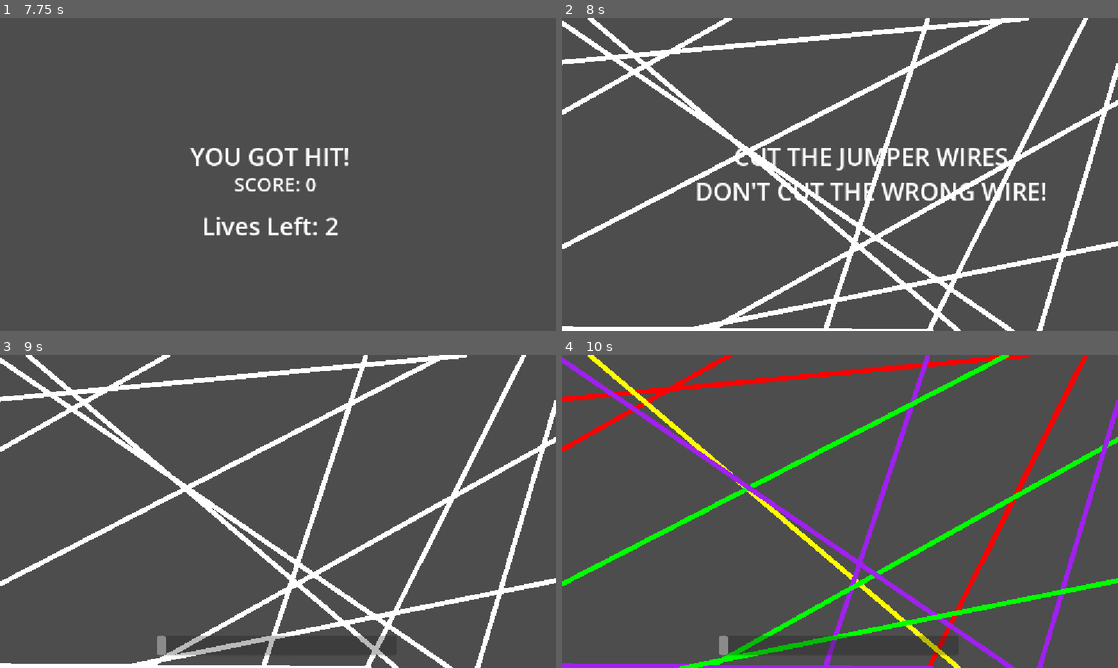
Above: before the commit, frames 1-4 (two rows, left to right).
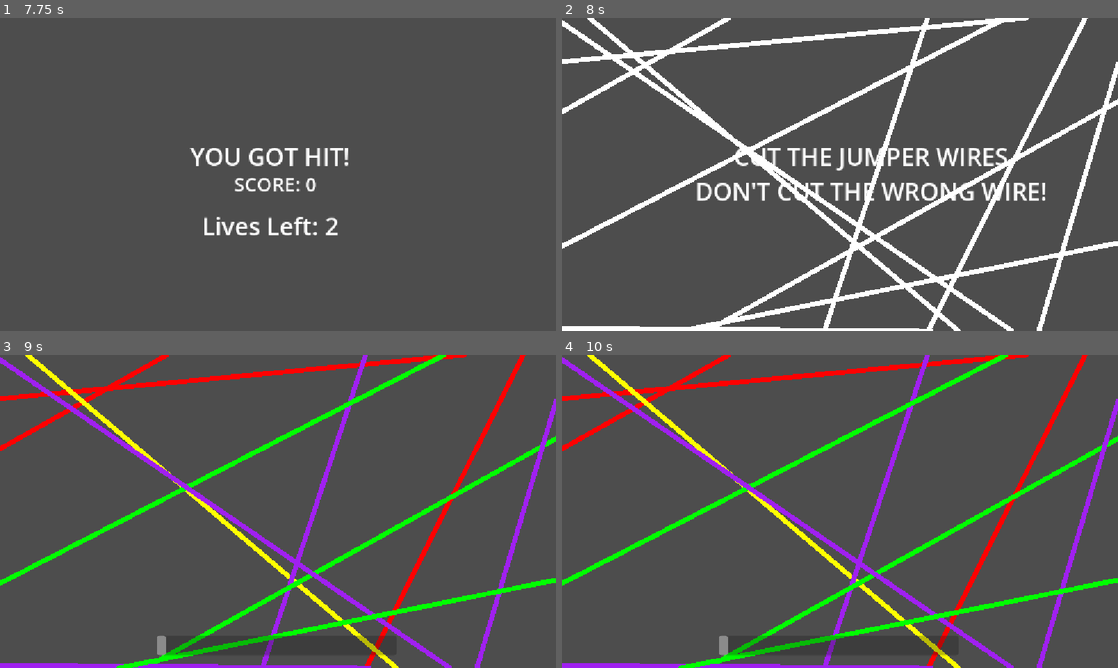
Above: after the commit, the same moments.

Repository: chry607/uniteam
Game: Godot game, scene res://manager/main_menu.tscn
Two runs of this game, one before a commit and one after it. Both use one fixed random seed, a clock stepped at 60 frames per second and the inputs below.
Inputs (mouse positions are in pixels of both pictures, inside the frame that each line leads up to):
- Up to frame 1 (7.75 s): tap Enter at 0.5, 7.25 s; move the mouse to (400, 158) at 0.52 s; hold Right 0.53-1.25 s; click (400, 158) at 0.67 s; tap Space at 1.25 s; drag from (166, 190) to (250, 237) at 1.27 s; move the mouse to (333, 105) at 2.02 s; hold Right 2.03-2.75 s; click (333, 105) at 2.17 s; drag from (250, 237) to (55, 130) at 2.77 s; move the mouse to (444, 221) at 3.52 s; hold Left 3.53-4.25 s; click (444, 221) at 3.67 s; drag from (111, 127) to (483, 86) at 4.27 s; move the mouse to (305, 174) at 5.02 s; hold Down 5.03-5.75 s; click (305, 174) at 5.17 s; drag from (194, 96) to (555, 86) at 5.77 s; move the mouse to (400, 158) at 6.52 s; hold Up 6.53-7.25 s; click (400, 158) at 6.67 s; drag from (166, 190) to (250, 237) at 7.27 s
- Up to frame 2 (8 s): no input
- Up to frame 3 (9 s): move the mouse to (333, 442) at 8.02 s; hold Down 8.03-8.75 s; click (333, 442) at 8.17 s; tap Space at 8.75 s; drag from (250, 574) to (111, 464) at 8.77 s
- Up to frame 4 (10 s): tap Enter at 9.5 s; move the mouse to (1006, 558) at 9.52 s; hold Up from 9.53 s (still down); click (1006, 558) at 9.67 s

Frame 1 is identical in both runs. In frame 2, 2.1% of the frame differs, in the area x 0-100%, y 0-100%; in frame 3, 12%; in frame 4, 2.2%.

Commit message:
added timer to cut the jumper wires
removed the separate project or cut the wires and moved it to the main project (added it as separate scenes)

Diff:
--- a/uniteam/cut-the-jumper-wires/assets/game.tscn
+++ /dev/null
@@ -1,26 +0,0 @@
-[gd_scene format=3 uid="uid://b611i6ochyu4j"]
-
-[ext_resource type="Script" uid="uid://dssk547y0f4qj" path="res://cut-the-jumper-wires/assets/game.gd" id="1_0aill"]
-
-[sub_resource type="GDScript" id="GDScript_f3fhv"]
-script/source = "extends Node2D
-var cuts = []
-
-func add_cut(pos):
-	cuts.append(pos)
-	queue_redraw()
-
-func _draw():
-	for cut in cuts:
-		draw_circle(cut, 12, Color.BLACK)
-		draw_line(cut + Vector2(0, -15), cut + Vector2(0, 15), Color.RED, 4)
-"
-
-[node name="WireMiniGame" type="Node2D" unique_id=1462591237]
-script = ExtResource("1_0aill")
-
-[node name="Camera2D" type="Camera2D" parent="." unique_id=1765036908]
-position = Vector2(575, 323)
-
-[node name="CutMarks" type="Node2D" parent="." unique_id=1529813809]
-script = SubResource("GDScript_f3fhv")
--- a/uniteam/cut-the-jumper-wires/assets/wire.tscn
+++ /dev/null
@@ -1,6 +0,0 @@
-[gd_scene format=3 uid="uid://dbwk37qlmfir7"]
-
-[ext_resource type="Script" uid="uid://dxp2svd4wtpb2" path="res://cut-the-jumper-wires/assets/wire.gd" id="1_0ai2n"]
-
-[node name="Wire" type="Node2D" unique_id=2046928713]
-script = ExtResource("1_0ai2n")
--- a/uniteam/cut-the-jumper-wires/project.godot
+++ /dev/null
@@ -1,28 +0,0 @@
-; Engine configuration file.
-; It's best edited using the editor UI and not directly,
-; since the parameters that go here are not all obvious.
-;
-; Format:
-;   [section] ; section goes between []
-;   param=value ; assign values to parameters
-
-config_version=5
-
-[application]
-
-config/name="Cut The Jumper Wires"
-run/main_scene="uid://b611i6ochyu4j"
-config/features=PackedStringArray("4.7", "Forward Plus")
-
-[display]
-
-window/stretch/mode="canvas_items"
-window/stretch/aspect="expand"
-
-[physics]
-
-3d/physics_engine="Jolt Physics"
-
-[rendering]
-
-rendering_device/driver.windows="d3d12"
--- a/uniteam/manager/game_manager.gd
+++ b/uniteam/manager/game_manager.gd
@@ -5,11 +5,11 @@
 @onready var status_label: Label = $UI/StatusLabel
 @onready var time_bar: ProgressBar = $UI/TimeBar
 
-# 1. Grab the reference to the new button
+# Grab the reference to the new button
 @onready var try_again_btn: Button = $UI/TryAgainButton
 
 var challenge_scenes: Array[PackedScene] = [
-	preload("res://cut-the-jumper-wires/assets/game.tscn"),
+	preload("res://minigames/cut-the-jumper-wires/game_wire.tscn"),
 	preload("res://crossy-road/Main.tscn"),
 	preload("res://lrt-balance/main.tscn")
 ]
@@ -28,7 +28,7 @@
 
 var current_challenge: Node = null
 
-# 2. Keep track of the last game played so we don't repeat it!
+# Keep track of the last game played
 var last_played_index: int = -1
 
 func _ready() -> void:
@@ -46,7 +46,7 @@
 		current_challenge.queue_free()
 		current_challenge = null
 
-	# 3. ANTI-REPEAT LOGIC
+	# ANTI-REPEAT LOGIC
 	var index: int = randi() % challenge_scenes.size()
 	# If the new random game is the same as the last one, roll again!
 	while index == last_played_index:
--- a/uniteam/cut-the-jumper-wires/assets/game.gd
+++ b/uniteam/minigames/cut-the-jumper-wires/game_wire.gd
@@ -4,7 +4,7 @@
 
 enum State { WAITING, SHOWING, CUTTING, WON, LOST }
 var state = State.WAITING
-const WIRE_SCENE = preload("res://cut-the-jumper-wires/assets/wire.tscn")
+const WIRE_SCENE = preload("res://minigames/cut-the-jumper-wires/wire.tscn")
 
 @export var target_wire_count: int = 3
 @export var trap_wire_count: int = 8
@@ -28,6 +28,7 @@
 	"Forgot which wire was red. Whoops.",
 	"Pulled the wire marked 'DO NOT PULL'.",
 	"Figured they were all the same really.",
+	"Ran out of time dithering around!"
 ]
 @export var win_messages: Array[String] = [
 	"Somehow didn't die today!",
@@ -40,15 +41,39 @@
 var wires: Array = []
 var target_wires_remaining: int = 0
 
+# Timer / Speed Scaling Dependency
+@export var base_duration: float = 8.0
+var speed: float = 1.0
+var time_remaining: float = 0.0
+
+func setup_speed(speed_scale: float) -> void:
+	speed = speed_scale
+
 var _ui_layer: CanvasLayer
 var _message_label: Label
 var _hint_label: Label
 var _flash_rect: ColorRect
+var _timer_bar: TextureProgressBar
 
 func _ready():
 	_build_ui()
 	generate_wires()
 	start_sequence()
+
+func _process(delta: float):
+	if state == State.CUTTING:
+		time_remaining -= delta
+
+		# Update visual timer bar
+		if _timer_bar:
+			var max_time = base_duration / speed
+			_timer_bar.value = (time_remaining / max_time) * 100.0
+
+		# Time out check
+		if time_remaining <= 0.0:
+			time_remaining = 0.0
+			print("Time's up!")
+			lose()
 
 # --- Runtime UI (no .tscn edits needed) ---
 func _build_ui():
@@ -60,6 +85,30 @@
 	_flash_rect.set_anchors_preset(Control.PRESET_FULL_RECT)
 	_flash_rect.mouse_filter = Control.MOUSE_FILTER_IGNORE
 	_ui_layer.add_child(_flash_rect)
+
+	# Visual Countdown Timer Bar
+	_timer_bar = TextureProgressBar.new()
+	_timer_bar.set_anchors_preset(Control.PRESET_TOP_WIDE)
+	_timer_bar.offset_top = 20
+	_timer_bar.offset_left = 100
+	_timer_bar.offset_right = -100
+	_timer_bar.offset_bottom = 40
+	_timer_bar.nine_patch_stretch = true
+	_timer_bar.value = 100
+	_timer_bar.tint_progress = Color(0.2, 0.8, 0.2) # Starts green
+
+	# Fallback colored textures for the bar
+	var img = Image.create(1, 1, false, Image.FORMAT_RGBA8)
+	img.fill(Color.WHITE)
+	var tex = ImageTexture.create_from_image(img)
+	_timer_bar.texture_progress = tex
+
+	var bg_img = Image.create(1, 1, false, Image.FORMAT_RGBA8)
+	bg_img.fill(Color(0.1, 0.1, 0.1, 0.6))
+	_timer_bar.texture_under = ImageTexture.create_from_image(bg_img)
+
+	_timer_bar.visible = false
+	_ui_layer.add_child(_timer_bar)
 
 	_message_label = Label.new()
 	_message_label.horizontal_alignment = HORIZONTAL_ALIGNMENT_CENTER
@@ -126,34 +175,41 @@
 
 func random_point_on_edge(edge: int, screen_size: Vector2) -> Vector2:
 	match edge:
-		0: return Vector2(randf_range(0, screen_size.x), 0)                # top
-		1: return Vector2(randf_range(0, screen_size.x), screen_size.y)    # bottom
-		2: return Vector2(0, randf_range(0, screen_size.y))                # left
-		3: return Vector2(screen_size.x, randf_range(0, screen_size.y))    # right
+		0: return Vector2(randf_range(0, screen_size.x), 0)                 # top
+		1: return Vector2(randf_range(0, screen_size.x), screen_size.y)     # bottom
+		2: return Vector2(0, randf_range(0, screen_size.y))                 # left
+		3: return Vector2(screen_size.x, randf_range(0, screen_size.y))     # right
 	return Vector2.ZERO
 
 func start_sequence():
 	state = State.WAITING
 	_message_label.text = ""
 	_hint_label.text = ""
+	_timer_bar.visible = false
+
 	for w in wires:
 		w.hide_color()
-	await get_tree().create_timer(2).timeout
+
+	await get_tree().create_timer(1.0 / speed).timeout
 
 	state = State.SHOWING
 	for w in wires:
 		w.show_color()
-	await get_tree().create_timer(2).timeout
+
+	await get_tree().create_timer(1.5 / speed).timeout
 
 	for w in wires:
 		w.hide_color()
 	print("Color gone. Cut the RED wires!")
+
+	# Start countdown timer phase
+	time_remaining = base_duration / speed
+	_timer_bar.visible = true
 	state = State.CUTTING
 
 func _unhandled_input(event):
-	# REMOVED the reload_current_scene() logic here!
 	if state == State.WON or state == State.LOST:
-		return # Do nothing, the Game Manager is handling the transition now.
+		return
 
 	if state != State.CUTTING:
 		return
@@ -162,7 +218,6 @@
 		handle_click(get_global_mouse_position())
 
 func handle_click(mouse_pos: Vector2):
-	# Find the closest un-severed wire within tolerance
 	var best_wire = null
 	var best_distance = INF
 
@@ -193,6 +248,7 @@
 
 func win():
 	state = State.WON
+	_timer_bar.visible = false
 	print("ALL RED WIRES CUT — YOU WIN!")
 	var msg = win_messages[randi() % win_messages.size()] if win_messages.size() > 0 else "YOU WIN!"
 	_show_end_message(msg, Color(0.3, 1.0, 0.3))
@@ -200,6 +256,7 @@
 
 func lose():
 	state = State.LOST
+	_timer_bar.visible = false
 	var msg = death_messages[randi() % death_messages.size()] if death_messages.size() > 0 else "ZZZAP!"
 	print("ZZZAP! Wrong wire — electrocuted! ", msg)
 	_show_end_message(msg, Color(1.0, 0.3, 0.3))
@@ -215,7 +272,6 @@
 	var tw = create_tween()
 	tw.tween_property(_message_label, "scale", Vector2(1.15, 1.15), 0.18).set_trans(Tween.TRANS_BACK).set_ease(Tween.EASE_OUT)
 	tw.tween_property(_message_label, "scale", Vector2.ONE, 0.1)
-	_hint_label.text = "Click to try again"
 
 func _flash_screen():
 	_flash_rect.color = Color(1, 0, 0, 0.6)
--- /dev/null
+++ b/uniteam/minigames/cut-the-jumper-wires/game_wire.tscn
@@ -0,0 +1,26 @@
+[gd_scene format=3 uid="uid://b2vdcp5lh0axa"]
+
+[ext_resource type="Script" uid="uid://bsqhmnrj6y2nj" path="res://minigames/cut-the-jumper-wires/game_wire.gd" id="1_3qq3a"]
+
+[sub_resource type="GDScript" id="GDScript_28i2p"]
+script/source = "extends Node2D
+var cuts = []
+
+func add_cut(pos):
+	cuts.append(pos)
+	queue_redraw()
+
+func _draw():
+	for cut in cuts:
+		draw_circle(cut, 12, Color.BLACK)
+		draw_line(cut + Vector2(0, -15), cut + Vector2(0, 15), Color.RED, 4)
+"
+
+[node name="WireMiniGame" type="Node2D" unique_id=1501259523]
+script = ExtResource("1_3qq3a")
+
+[node name="Camera2D" type="Camera2D" parent="." unique_id=819637202]
+position = Vector2(576, 324)
+
+[node name="CutMarks" type="Node2D" parent="." unique_id=525148209]
+script = SubResource("GDScript_28i2p")
--- /dev/null
+++ b/uniteam/minigames/cut-the-jumper-wires/wire.tscn
@@ -0,0 +1,6 @@
+[gd_scene format=3 uid="uid://cj2orsa33nri5"]
+
+[ext_resource type="Script" uid="uid://42tdg8jemae2" path="res://minigames/cut-the-jumper-wires/wire.gd" id="1_2s0x2"]
+
+[node name="Wire" type="Node2D" unique_id=1901943001]
+script = ExtResource("1_2s0x2")
Not shown, removed: uniteam/cut-the-jumper-wires/assets/game.gd.uid
Not shown, removed: uniteam/cut-the-jumper-wires/assets/wire.gd.uid
Not shown, added: uniteam/minigames/cut-the-jumper-wires/game_wire.gd.uid
Renamed: uniteam/cut-the-jumper-wires/assets/wire.gd -> uniteam/minigames/cut-the-jumper-wires/wire.gd
Not shown, added: uniteam/minigames/cut-the-jumper-wires/wire.gd.uid
Not shown, removed: uniteam/cut-the-jumper-wires/.editorconfig
Not shown, removed: uniteam/cut-the-jumper-wires/.gitattributes
Not shown, removed: uniteam/cut-the-jumper-wires/.gitignore
